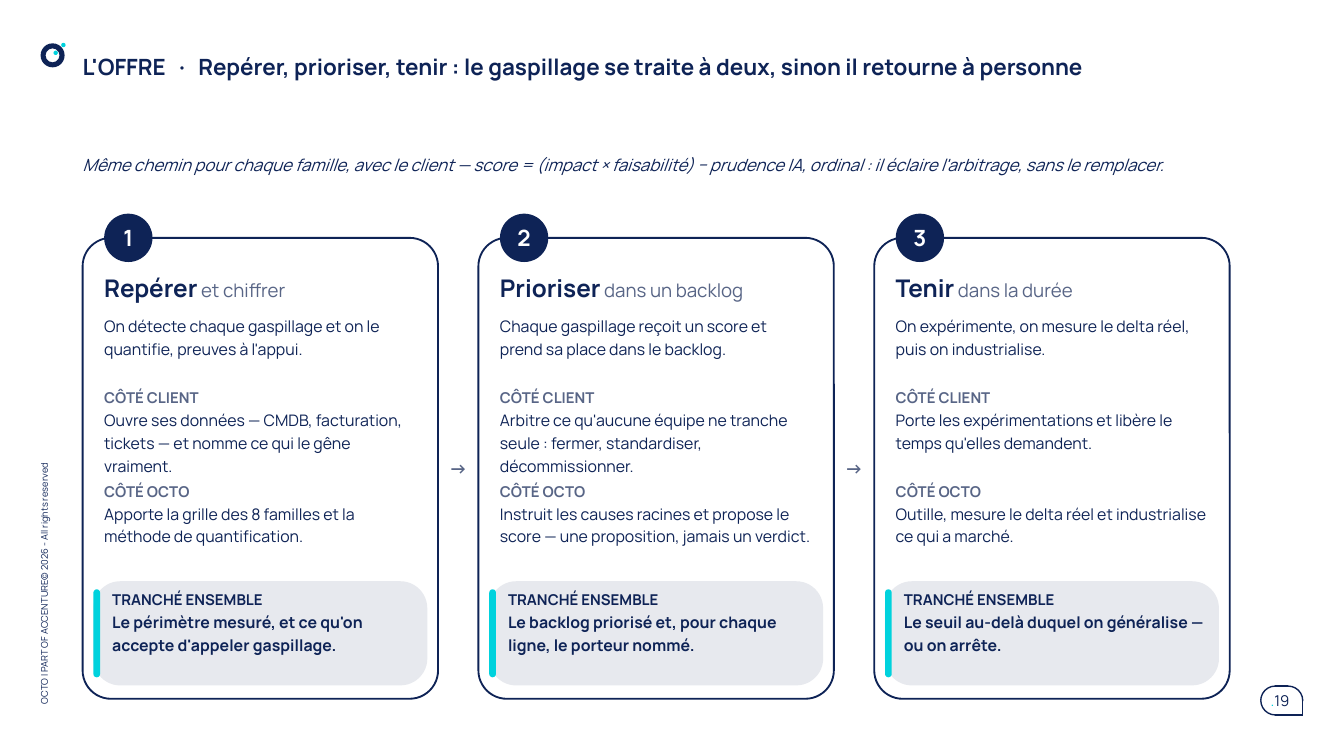
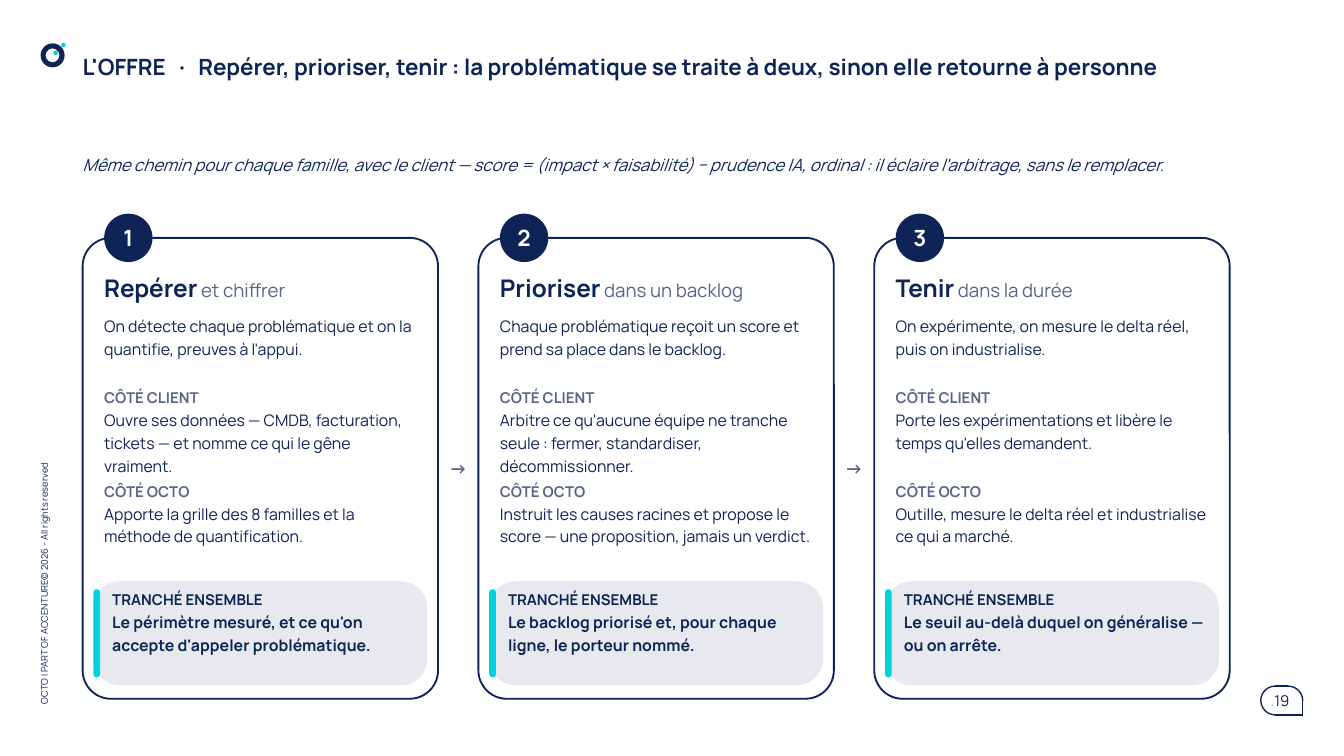
Before and after one commit to claudecamus-dot/Vscode3, a slide deck: slide 19 of docs/cadrage-ppt/bmad-iap-cadrage-synthese.pptx. Drawn at 1344x756 pixels with LibreOffice and Linux fonts; fonts in the diff are those of the drawing. Boxes give left, top, right and bottom in pixels: in the first picture for what was removed or moved away, otherwise in the second. Text is boxed around its words. In the diff, an @@ line names an element or a change of style, - is before the commit and + after.

```diff
--- a/docs/cadrage-ppt/bmad-iap-cadrage-synthese.pptx
+++ b/docs/cadrage-ppt/bmad-iap-cadrage-synthese.pptx
@@ title at [83,57,1157,81]: text changed @@
-L'OFFRE · Repérer, prioriser, tenir : le gaspillage se traite à deux, sinon il retourne à personne
+L'OFFRE · Repérer, prioriser, tenir : la problématique se traite à deux, sinon elle retourne à personne
@@ text at [104,319,412,359]: text changed @@
-On détecte chaque gaspillage et on le quantifie, preuves à l'appui.
+On détecte chaque problématique et on la quantifie, preuves à l'appui.
@@ text at [500,319,800,359]: text changed @@
-Chaque gaspillage reçoit un score et prend sa place dans le backlog.
+Chaque problématique reçoit un score et prend sa place dans le backlog.
@@ text at [112,615,371,655]: text changed @@
-Le périmètre mesuré, et ce qu'on accepte d'appeler gaspillage.
+Le périmètre mesuré, et ce qu'on accepte d'appeler problématique.
```
Also in this commit, not shown: 16 other slides changed, 3 other files.
